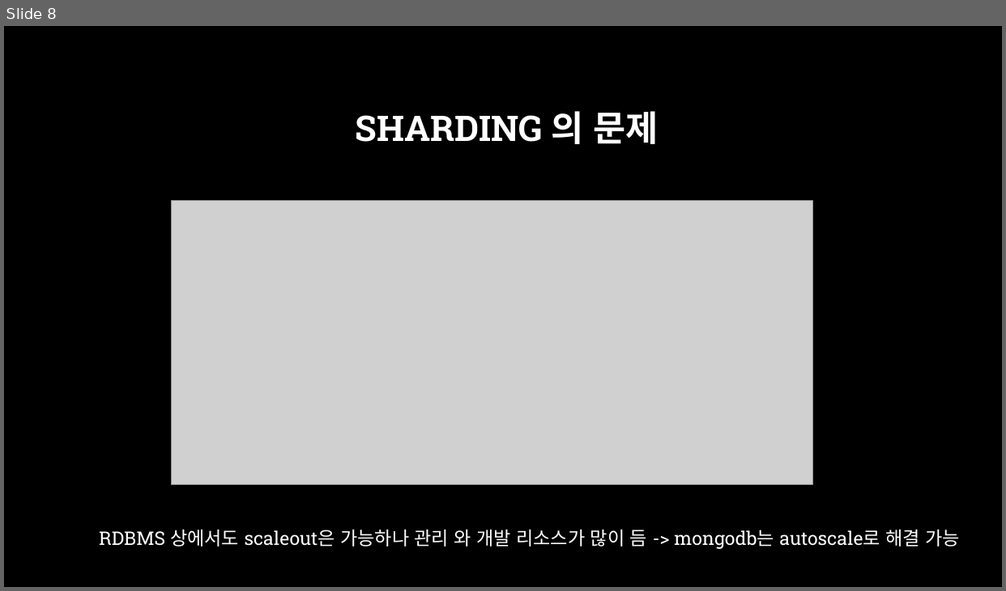
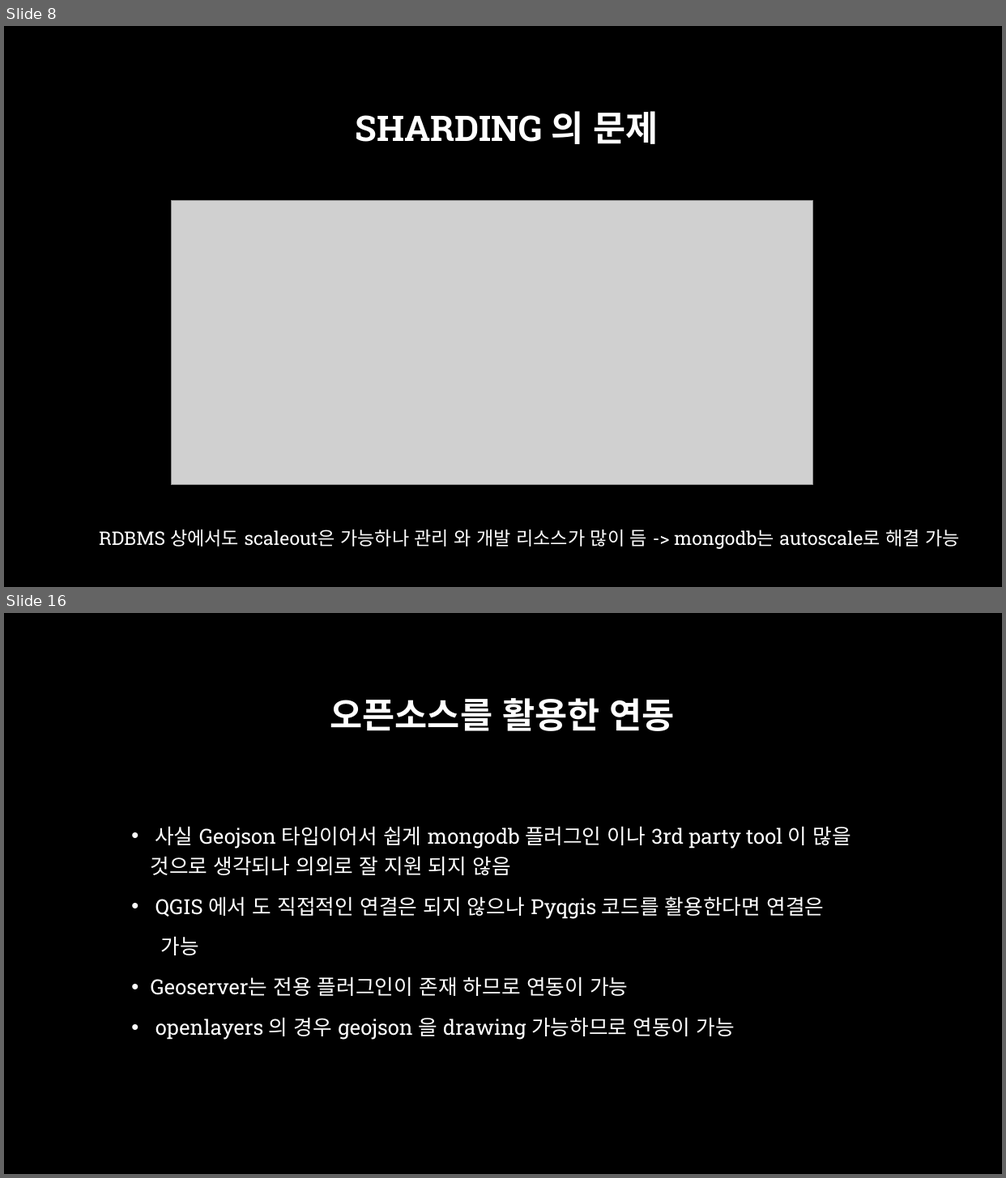
Before and after one commit to aliasgis/OSGEO, a slide deck: Mongodb 와 공간정보.pptx. Shown one above the other, each under a label of ours: slide 8 before the commit, slides 8 and 16 after it; the slides between them are not shown. The pictures are 1006x591 and 1006x1178 pixels, drawn with LibreOffice and Linux fonts; fonts in the diff are those of the drawing; grey boxes stand for pictures; background and template pictures are left out. Boxes give left, top, right and bottom in pixels: in the first picture for what was removed or moved away, otherwise in the second. Text is boxed around its words. In the diff, an @@ line names an element or a change of style, - is before the commit and + after.

```diff
--- a/Mongodb 와 공간정보.pptx
+++ b/Mongodb 와 공간정보.pptx
@@ slide 16 added at [4, 613, 1002, 1174], background picture (left out) @@
@@ title added at [330, 698, 675, 731], 34 pt, text #FFFFFF, bold @@
+오픈소스를 활용한 연동
@@ rectangle added at [4, 785, 1002, 1174], fill #000000 at 50% opacity @@
@@ text added at [151, 826, 851, 1040], 20 pt, text #FFFFFF @@
+• 사실 Geojson 타입이어서 쉽게 mongodb 플러그인 이나 3rd party tool 이 많을 것으로 생각되나 의외로 잘 지원 되지 않음
+• QGIS 에서 도 직접적인 연결은 되지 않으나 Pyqgis 코드를 활용한다면 연결은
+가능
+• Geoserver는 전용 플러그인이 존재 하므로 연동이 가능
+• openlayers 의 경우 geojson 을 drawing 가능하므로 연동이 가능
```
Also in this commit, not shown: 2 slides changed, 10 other slides added.
